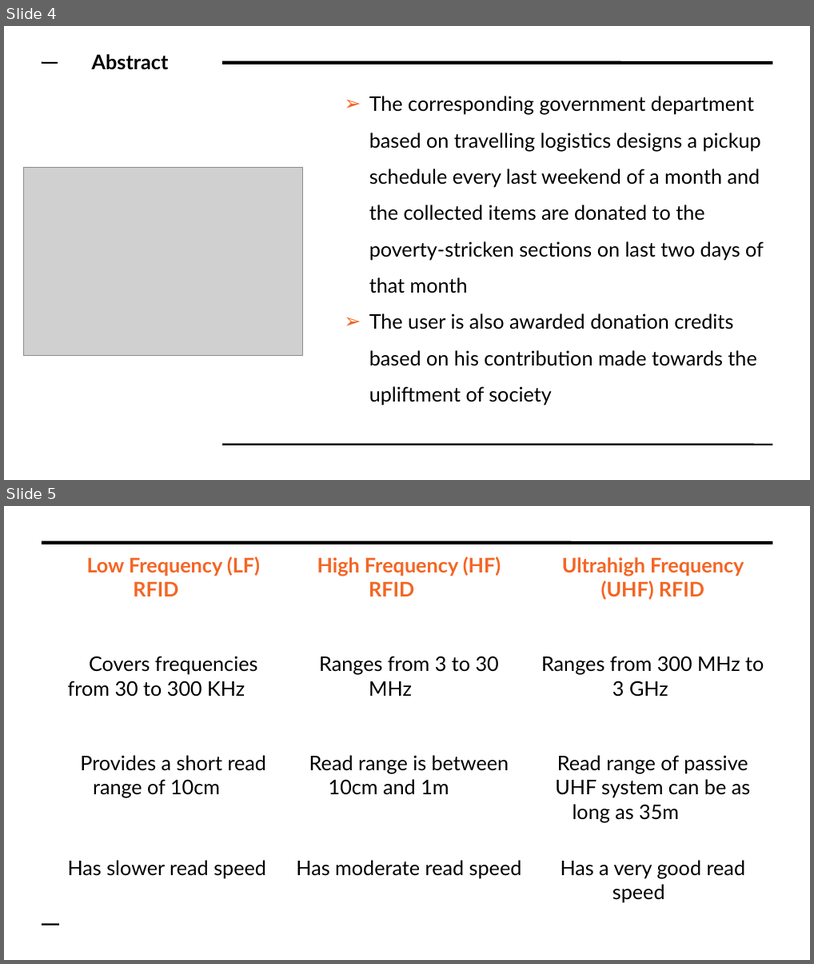
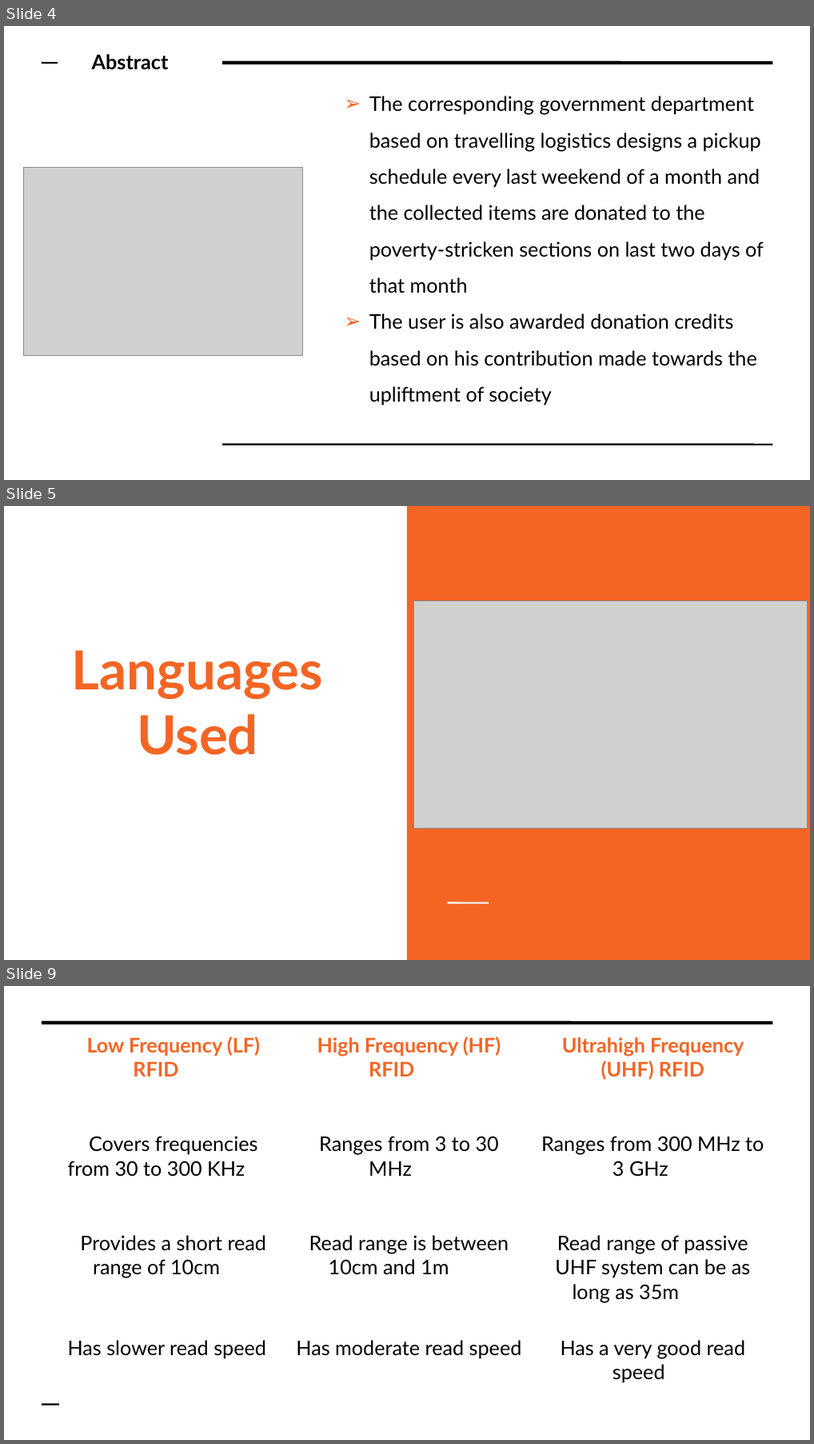
Before and after one commit to Saumya-Mishra9129/hackathon2019, a slide deck: Hackfest.odp. Shown one above the other, each under a label of ours: slides 4 and 5 before the commit, slides 4, 5 and 9 after it; the slides between them are not shown. The pictures are 814x964 and 814x1444 pixels, drawn with LibreOffice and Linux fonts; fonts in the diff are those of the drawing; grey boxes stand for pictures. Boxes give left, top, right and bottom in pixels: in the first picture for what was removed or moved away, otherwise in the second. Text is boxed around its words. In the diff, an @@ line names an element or a change of style, - is before the commit and + after.

```diff
--- a/Hackfest.odp
+++ b/Hackfest.odp
@@ slide 5 added at box(4, 506, 810, 960), background #FFFFFF @@
@@ rectangle added at box(407, 506, 810, 959), fill #F46524 @@
@@ picture added at box(414, 601, 807, 828) @@
@@ title added at box(72, 650, 324, 755), 48 pt, text #F46524, bold @@
+Languages
+Used
@@ line added from (447, 903) to (489, 903), #FFFFFF 1.5 pt @@
@@ what was slide 5 is now slide 9 @@
```
Also in this commit, not shown: 3 other slides added.
